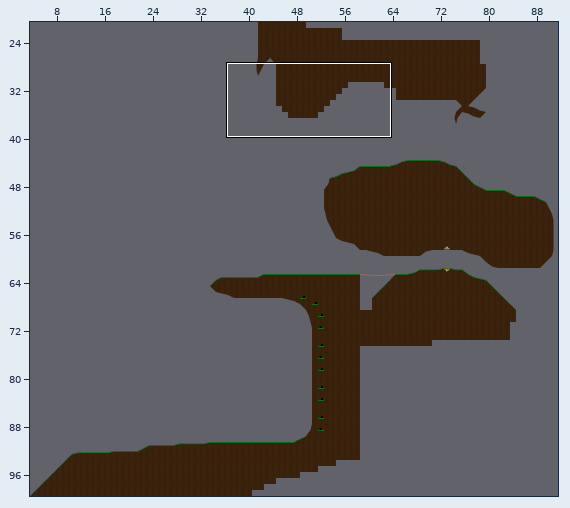
An edit to a level. Tiled map, Code/GravWalker.Content/maps/testmap2.tmx. Above: a wide view before the commit, with the close-up outlined.
Close-up. Before the edit:
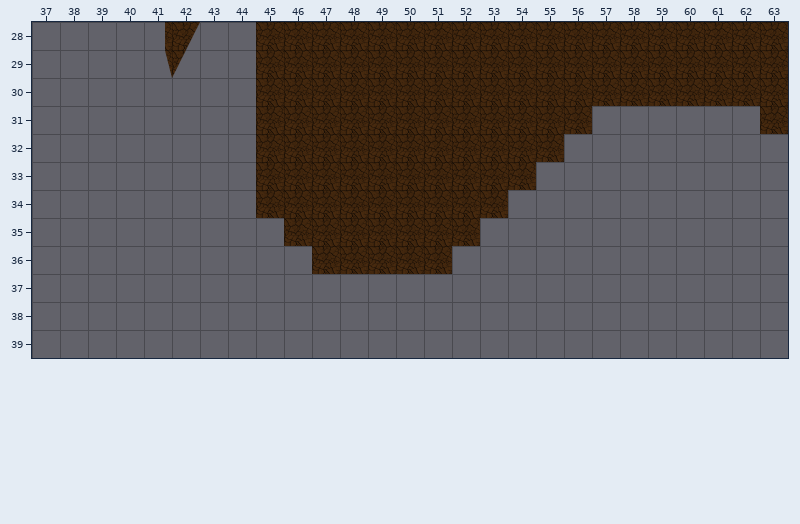
Cells are 128x128 px. Shown: x 37..63, y 28..39. The commit also changed other parts of the map, which this record leaves out.
The same view after the edit:
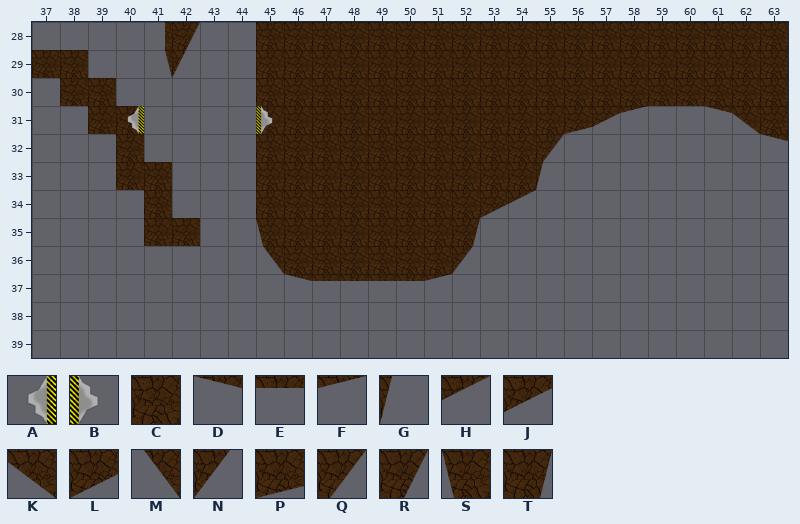
Key: from "grass": A 30, B 34; from "testtiles": C 1, D 11, E 12, F 13, G 23, H 26, J 43, K 44, L 59, M 70, N 71, P 73, Q 93, R 116, S 118, T 119.
_ is an empty cell.
From old to new:
Layer "Non-Collision":
Tile C is added in row 29 at x 37 to 38; in row 30 at x 38 to 39; in row 31 at x 39 to 40 and 45; in row 32 at x 40; in row 33 at x 40 to 41; in row 34 at x 41.
Tile C is added in row 35 at x 41 to 42.
Tile D is added in row 31 at x 61; in row 32 at x 63.
Tile F is added in row 31 at x 58.
Tile G is added in row 33 at x 55.
Tile H is added in row 34 at x 54.
Tile J is added in row 31 at x 57.
Tile K is added in row 31 at x 62.
Tile L is added in row 34 at x 53.
Tile P is added in row 31 at x 56.
Tile Q is added in row 32 at x 55.
Tile T is added in row 35 at x 52.
Layer "Decals":
Tile A is added in row 31 at x 40.
Tile B replaces tile C in row 31 at x 45.
Tile C is added in row 36 at x 46.
Tile D is added in row 37 at x 46.
Tile E is added in row 37 at x 47 to 50.
Tile F is added in row 37 at x 51.
Tile M is added in row 36 at x 45.
Tile N is added in row 36 at x 52.
Tile R replaces tile C in row 35 at x 52.
Tile S is added in row 35 at x 45.
The author cleared tile C in row 31 at x 56; in row 32 at x 55; in row 34 at x 53.
